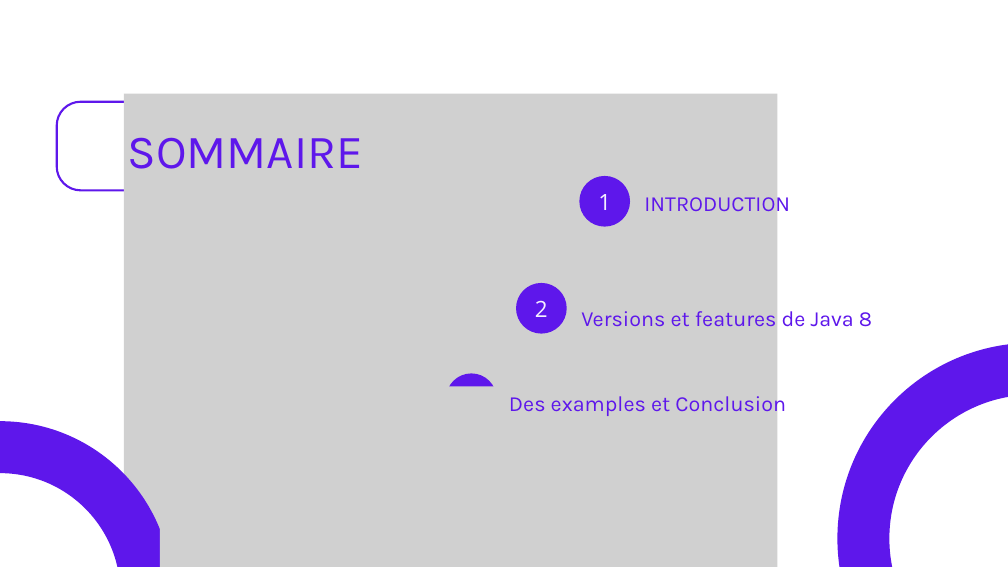
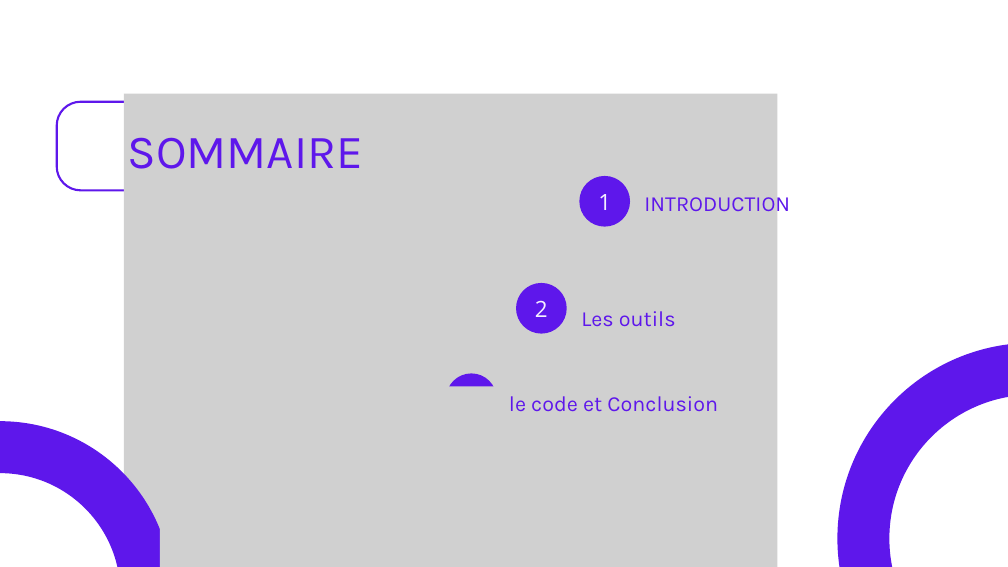
Before and after one commit to RedOuadi/Brief2_2, a slide deck: slide 2 of Presentation.pptx. Drawn at 1008x567 pixels with LibreOffice and Linux fonts; fonts in the diff are those of the drawing; grey boxes stand for pictures. Boxes give left, top, right and bottom in pixels: in the first picture for what was removed or moved away, otherwise in the second. Text is boxed around its words. In the diff, an @@ line names an element or a change of style, - is before the commit and + after.

```diff
--- a/Presentation.pptx
+++ b/Presentation.pptx
@@ text at (x1=581, y1=311, x2=676, y2=326): text changed @@
-Versions et features de Java 8
+Les outils
@@ text at (x1=509, y1=396, x2=718, y2=412): text changed @@
-Des examples et Conclusion
+le code et Conclusion
```
Also in this commit, not shown: 2 other slides changed, 10 slides removed.
